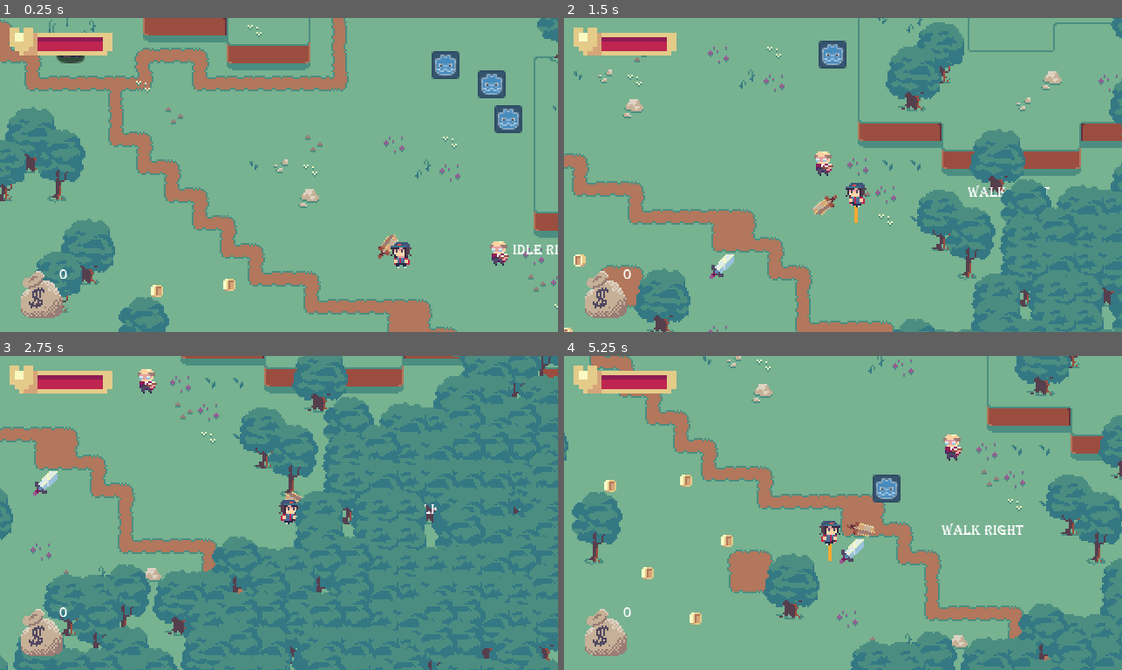
Above: before the commit, frames 1-4 (two rows, left to right).
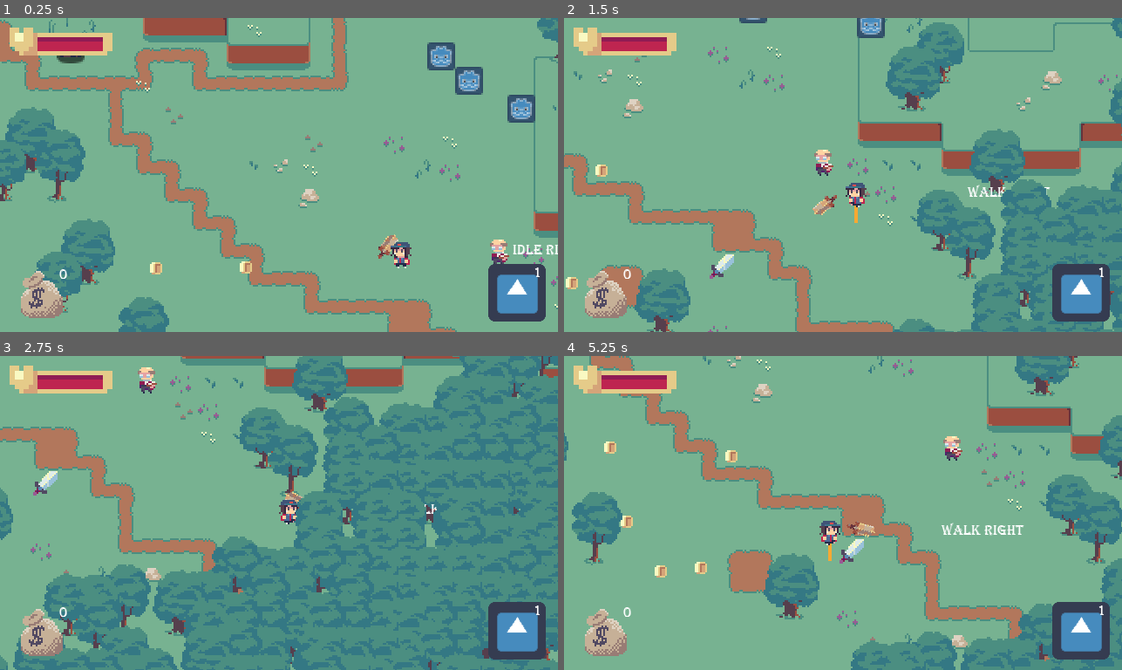
Above: after the commit, the same moments.

Repository: OceanBoy612/SimpleRPG
Game: Godot game, scene res://Code/Maps/Map1.tscn
Two runs of this game, one before a commit and one after it. Both use one fixed random seed, a clock stepped at 60 frames per second and the inputs below. The engine's default icon, where the game draws it, is replaced by a stand-in: a white triangle on a blue panel in a dark square.
Inputs (mouse positions are in pixels of both pictures, inside the frame that each line leads up to):
- Up to frame 1 (0.25 s): no input
- Up to frame 2 (1.5 s): tap Enter (ui_accept) at 0.5, 0.77 s; move the mouse to (965, 159) at 0.52 s; hold Right (ui_right) 0.53-1.28 s; click (965, 159) at 0.6 s; move the mouse to (731, 190) at 1.27 s; hold Down (ui_down) from 1.28 s (still down); click (731, 190) at 1.35 s
- Up to frame 3 (2.75 s): tap Enter (ui_accept) at 1.52 s; move the mouse to (334, 443) at 2.02 s; release Down (ui_down) at 2.03 s; hold Right (ui_right) from 2.03 s (still down); tap Shift (dash) at 2.1 s; click (334, 443) at 2.3 s
- Up to frame 4 (5.25 s): move the mouse to (815, 575) at 2.77 s; release Right (ui_right) at 2.78 s; hold Up (ui_up) 2.78-3.53 s; tap Q (drink_potion) at 2.85 s; tap Enter (ui_accept) at 3.02, 3.77, 4.52 s; click (815, 575) at 3.05 s; move the mouse to (1010, 560) at 3.52 s; hold E (interact) 3.53-4.28 s; hold Left (ui_left) 3.53-5.03 s; click (1010, 560) at 3.8 s; move the mouse to (675, 465) at 4.27 s; click (675, 465) at 4.35 s; move the mouse to (870, 513) at 5.02 s; hold Down (ui_down) from 5.03 s (still down); click (870, 513) at 5.1 s

The runs differ from the first frame. In frame 1, 4.3% of the frame differs, in the area x 26-98%, y 7-97%; in frame 2, 3.0%; in frame 3, 1.9%; in frame 4, 3.2%.

Commit message:
Added loot explosions and fixed some bugs
World item system was refactored. removed itemattractor from the player. world items themselves now handle the vacuum effect.
Frim can now drop items when they die.
Frim no longer jitter when they are between the target and an ally

Diff:
--- a/src/Code/Character Controller/Player.tscn
+++ b/src/Code/Character Controller/Player.tscn
@@ -7,7 +7,6 @@
 [ext_resource path="res://Art/SpriteFrame Resources/Sword_sprite_frames.tres" type="SpriteFrames" id=5]
 [ext_resource path="res://Code/Entities/CombatEntity.gd" type="Script" id=6]
 [ext_resource path="res://Code/Character Controller/Weapon/weapon.gd" type="Script" id=7]
-[ext_resource path="res://Code/Items/ItemAttractor.tscn" type="PackedScene" id=8]
 [ext_resource path="res://Code/Items/Inventory.gd" type="Script" id=9]
 [ext_resource path="res://Code/Items/Item.gd" type="Script" id=10]
 [ext_resource path="res://Code/Enemies/AttackArea.gd" type="Script" id=11]
@@ -75,6 +74,7 @@
 
 [node name="Player" type="KinematicBody2D"]
 collision_layer = 2
+collision_mask = 7
 script = ExtResource( 6 )
 DEBUG = true
 speed = 100.0
@@ -138,8 +138,6 @@
 script = ExtResource( 4 )
 DEBUG = true
 
-[node name="ItemAttractor" parent="." instance=ExtResource( 8 )]
-
 [node name="Heal" type="AnimatedSprite" parent="."]
 frames = SubResource( 13 )
 frame = 7
--- /dev/null
+++ b/src/Code/Enemies/LootPair.gd
@@ -0,0 +1,7 @@
+extends Resource
+class_name LootPair
+
+
+export(PackedScene) var scene
+export(int) var amount = 1
+export(float, 0, 1, 0.01) var chance = 1
--- /dev/null
+++ b/src/Code/Enemies/LootTable.gd
@@ -0,0 +1,23 @@
+extends Resource
+class_name LootTable
+
+export(Array, Resource) var loot
+export(bool) var _add_loot setget add_loot
+
+
+func add_loot(v):
+	if v == false: return
+
+	var a = LootPair.new()
+	a.resource_name = "loot %s" % loot.size()
+	loot.append(a)
+	property_list_changed_notify()
+
+
+func spawn_loot(source: Node2D):
+	for pair in loot:
+		if randf() < pair.chance:
+			for _i in range(pair.amount):
+				var inst = pair.scene.instance()
+				inst.global_position = source.global_position
+				source.get_parent().call_deferred("add_child", inst)
--- a/src/Code/Enemies/NPC.tscn
+++ b/src/Code/Enemies/NPC.tscn
@@ -11,9 +11,32 @@
 [ext_resource path="res://Art/~Sprites/shadow.png" type="Texture" id=9]
 [ext_resource path="res://Code/Enemies/AttackArea.gd" type="Script" id=10]
 [ext_resource path="res://Code/Enemies/DashAction.gd" type="Script" id=11]
-
-[sub_resource type="Animation" id=1]
-resource_name = "Attack"
+[ext_resource path="res://Code/Items/Items/Coin.tscn" type="PackedScene" id=12]
+[ext_resource path="res://Code/Enemies/LootTable.gd" type="Script" id=13]
+[ext_resource path="res://Code/Enemies/LootPair.gd" type="Script" id=14]
+[ext_resource path="res://Code/Items/Items/HealthPotion.tscn" type="PackedScene" id=15]
+
+[sub_resource type="Resource" id=1]
+resource_name = "loot 0"
+script = ExtResource( 14 )
+scene = ExtResource( 12 )
+amount = 13
+chance = 1.0
+
+[sub_resource type="Resource" id=2]
+resource_name = "loot 1"
+script = ExtResource( 14 )
+scene = ExtResource( 15 )
+amount = 1
+chance = 0.25
+
+[sub_resource type="Resource" id=3]
+resource_name = "Loot Table"
+script = ExtResource( 13 )
+loot = [ SubResource( 1 ), SubResource( 2 ) ]
+_add_loot = false
+
+[sub_resource type="Animation" id=4]
 length = 0.278
 step = 0.055
 tracks/0/type = "value"
@@ -114,6 +137,7 @@
 faction = 4
 hostile_factions = 1
 attack_cooldown = 0.0
+lootTable = SubResource( 3 )
 
 [node name="shadow" type="Sprite" parent="."]
 self_modulate = Color( 1, 1, 1, 0.584314 )
@@ -121,11 +145,11 @@
 texture = ExtResource( 9 )
 
 [node name="AnimationPlayer" type="AnimationPlayer" parent="."]
-anims/Attack = SubResource( 1 )
+anims/Attack = SubResource( 4 )
 
 [node name="CollisionShape2D" type="CollisionShape2D" parent="."]
 position = Vector2( 0, 4.68607 )
-shape = SubResource( 2 )
+shape = SubResource( 5 )
 
 [node name="AnimatedSprite" type="AnimatedSprite" parent="."]
 frames = ExtResource( 8 )
--- a/src/Code/Enemies/attack.gd
+++ b/src/Code/Enemies/attack.gd
@@ -86,4 +86,4 @@
 	kb.collision_mask = kb.collision_mask | 1 # World layer
 	kb.collision_mask = kb.collision_mask | 2 # Player layer
 	kb.collision_mask = kb.collision_mask | 4 # Enemy layer
-	kb.collision_layer = kb.collision_mask | 4
+	kb.collision_layer = kb.collision_layer | 4
--- a/src/Code/Enemies/steering.gd
+++ b/src/Code/Enemies/steering.gd
@@ -67,7 +67,9 @@
 	# move along super vector with noise
 	var ang = noise.get_noise_1d(_place) # [-0.5, 0.5]
 	_place += 0.14
-	kb.move_dir = super_vector.rotated(ang * 1.1).normalized()
+#	kb.move_dir = super_vector.rotated(ang * 1.1).normalized()
+	# to avoid jittering
+	kb.move_dir = kb.move_dir.linear_interpolate(super_vector.rotated(ang * 1.1).normalized(), 0.2)
 
 	# stop steering if in range for attack
 	var in_range = kb.global_position.distance_to(kb.target.global_position) < attack_range
--- a/src/Code/Entities/CombatEntity.gd
+++ b/src/Code/Entities/CombatEntity.gd
@@ -1,3 +1,4 @@
+tool
 extends Entity
 class_name CombatEntity
 
@@ -91,6 +92,8 @@
 
 	if health <= 0:
 		emit_signal("died")
+		if lootTable:
+			(lootTable as LootTable).spawn_loot(self)
 		if name == "Player":
 			get_tree().reload_current_scene()
 		else:
@@ -104,6 +107,17 @@
 	# push self away from source
 	knockback_amt = amt
 	knockback_dir = (global_position - source.global_position).normalized()
+
+export(bool) var create_new_loot_table setget create_loottable
+export(Resource) var lootTable
+func create_loottable(v):
+	if v == false: return
+	if lootTable != null: return
+	var a = LootTable.new()
+	a.resource_name = "Loot Table"
+	lootTable = a
+	property_list_changed_notify()
+
 
 
 func target_nearest_enemy():
--- a/src/Code/Entities/Entity.gd
+++ b/src/Code/Entities/Entity.gd
@@ -17,8 +17,10 @@
 ### Vars ###
 
 func _physics_process(delta):
+	update()
+	if Engine.editor_hint:
+		return
 	move_and_slide(move_dir * speed * speed_multiplier)
-	update()
 	on_physics_process(delta)
 
 func on_physics_process(_delta):
--- /dev/null
+++ b/src/Code/Entities/Entity.tscn
@@ -0,0 +1,46 @@
+[gd_scene load_steps=8 format=2]
+
+[ext_resource path="res://Code/Entities/Entity.gd" type="Script" id=1]
+[ext_resource path="res://Code/Enemies/detection_radius.gd" type="Script" id=2]
+[ext_resource path="res://Art/~Sprites/shadow.png" type="Texture" id=3]
+[ext_resource path="res://icon_smol.png" type="Texture" id=4]
+
+[sub_resource type="CircleShape2D" id=2]
+radius = 6.90314
+
+[sub_resource type="SpriteFrames" id=1]
+animations = [ {
+"frames": [ ExtResource( 4 ) ],
+"loop": true,
+"name": "default",
+"speed": 5.0
+} ]
+
+[sub_resource type="CircleShape2D" id=3]
+radius = 140.0
+
+[node name="Entity" type="KinematicBody2D"]
+script = ExtResource( 1 )
+
+[node name="shadow" type="Sprite" parent="."]
+self_modulate = Color( 1, 1, 1, 0.584314 )
+texture = ExtResource( 3 )
+
+[node name="CollisionShape2D" type="CollisionShape2D" parent="."]
+shape = SubResource( 2 )
+
+[node name="AnimatedSprite" type="AnimatedSprite" parent="."]
+frames = SubResource( 1 )
+__meta__ = {
+"_editor_description_": ""
+}
+
+[node name="DetectionRadius" type="Area2D" parent="."]
+collision_layer = 0
+collision_mask = 6
+script = ExtResource( 2 )
+radius = 140
+
+[node name="CollisionShape2D" type="CollisionShape2D" parent="DetectionRadius"]
+visible = false
+shape = SubResource( 3 )
--- a/src/Code/Items/ItemAttractor.gd
+++ b/src/Code/Items/ItemAttractor.gd
@@ -28,6 +28,7 @@
 
 
 func _physics_process(_delta):
+	return # disable
 	for i in items_in_range:
 		var world_item = i as WorldItem
 		attract(world_item)
--- a/src/Code/Items/Items/Coin.tscn
+++ b/src/Code/Items/Items/Coin.tscn
@@ -11,12 +11,17 @@
 id = "Coin"
 amount = 1
 
+[sub_resource type="CircleShape2D" id=2]
+radius = 4.0
+
 [node name="Coin" instance=ExtResource( 1 )]
+collision_mask = 1
 _item = SubResource( 1 )
-
-[node name="AnimatedSprite" parent="." index="0"]
-frames = ExtResource( 3 )
-frame = 2
 
 [node name="CollisionShape2D" parent="." index="1"]
 position = Vector2( -0.506433, 0.482018 )
+shape = SubResource( 2 )
+
+[node name="AnimatedSprite" parent="." index="2"]
+frames = ExtResource( 3 )
+frame = 2
--- a/src/Code/Items/Items/HealthPotion.tscn
+++ b/src/Code/Items/Items/HealthPotion.tscn
@@ -11,8 +11,14 @@
 id = "Health Potion"
 amount = 1
 
+[sub_resource type="CircleShape2D" id=2]
+radius = 7.0
+
 [node name="HealthPotion" instance=ExtResource( 3 )]
 _item = SubResource( 1 )
 
-[node name="AnimatedSprite" parent="." index="0"]
+[node name="CollisionShape2D" parent="." index="1"]
+shape = SubResource( 2 )
+
+[node name="AnimatedSprite" parent="." index="2"]
 frames = ExtResource( 2 )
--- a/src/Code/Items/WorldItem.gd
+++ b/src/Code/Items/WorldItem.gd
@@ -1,20 +1,52 @@
+tool
 extends Entity
 class_name WorldItem
 
 
 export(Resource) var _item
 onready var item: Item = _item as Item
+var min_dist = 8
 
+var target: Entity
 
 #func _ready():
 #	if _item == null:
 #		_item = Item.new()
 #	pass
+func _ready():
+	$DetectionRadius.connect("entity_entered", self, "ent_entered")
+	$DetectionRadius.connect("entity_exited", self, "ent_exited")
+	$AnimationPlayer.play("bounce")
+
+func ent_exited(_body):
+	target = null
+	move_dir = Vector2()
+#	print("item lost target")
+
+func ent_entered(body):
+	# must be the player because of collision mask
+	target = body
+#	print(target.collision_layer, target.collision_mask)
+#	print("item is targetting: ", target.name)
 
 
 func on_physics_process(_delta):
-	# decay speed
-	if speed > 1:
-		speed *= 0.9
-	else:
-		speed = 0
+	# Steer towards the target if it exists
+	if $AnimationPlayer.is_playing():
+		return
+	if not target:
+		return
+
+	var dist = (target.global_position - global_position)
+	if dist.length() < min_dist:
+		target.inventory.add_item(item)
+		queue_free()
+	move_dir = move_dir.linear_interpolate(dist.normalized(), 0.2).normalized()
+	speed += 7
+	speed = clamp(speed, 0, 200)
+
+
+
+func randomize_move_dir():
+	move_dir = Vector2(1, 0).rotated(rand_range(0, 2*PI))
+	speed = rand_range(0, 60)
--- a/src/Code/Items/WorldItem.tscn
+++ b/src/Code/Items/WorldItem.tscn
@@ -1,28 +1,75 @@
 [gd_scene load_steps=5 format=2]
 
 [ext_resource path="res://Code/Items/WorldItem.gd" type="Script" id=1]
-[ext_resource path="res://icon_smol.png" type="Texture" id=2]
-
-[sub_resource type="SpriteFrames" id=2]
-animations = [ {
-"frames": [ ExtResource( 2 ) ],
-"loop": true,
-"name": "default",
-"speed": 5.0
-} ]
+[ext_resource path="res://Code/Entities/Entity.tscn" type="PackedScene" id=2]
 
 [sub_resource type="CircleShape2D" id=1]
-radius = 7.77888
+radius = 7.0
 
-[node name="WorldItem" type="KinematicBody2D"]
+[sub_resource type="Animation" id=2]
+resource_name = "bounce"
+tracks/0/type = "bezier"
+tracks/0/path = NodePath("AnimatedSprite:position:x")
+tracks/0/interp = 1
+tracks/0/loop_wrap = true
+tracks/0/imported = false
+tracks/0/enabled = true
+tracks/0/keys = {
+"points": PoolRealArray( 0, -0.25, 0, 0.25, 0 ),
+"times": PoolRealArray( 0 )
+}
+tracks/1/type = "bezier"
+tracks/1/path = NodePath("AnimatedSprite:position:y")
+tracks/1/interp = 1
+tracks/1/loop_wrap = true
+tracks/1/imported = false
+tracks/1/enabled = true
+tracks/1/keys = {
+"points": PoolRealArray( 0, -0.25, 0, 0.179023, -9.91201, 0, -0.0267673, -4.72859, 0.055, -6.41, 0, -0.016, -0.785, 0.041, -2.078, 0, -0.034, -0.81, 0.25, 0 ),
+"times": PoolRealArray( 0, 0.5, 0.8, 1 )
+}
+tracks/2/type = "value"
+tracks/2/path = NodePath(".:speed")
+tracks/2/interp = 1
+tracks/2/loop_wrap = true
+tracks/2/imported = false
+tracks/2/enabled = true
+tracks/2/keys = {
+"times": PoolRealArray( 1 ),
+"transitions": PoolRealArray( 1 ),
+"update": 2,
+"values": [ 0.0 ]
+}
+tracks/3/type = "method"
+tracks/3/path = NodePath(".")
+tracks/3/interp = 1
+tracks/3/loop_wrap = true
+tracks/3/imported = false
+tracks/3/enabled = true
+tracks/3/keys = {
+"times": PoolRealArray( 0 ),
+"transitions": PoolRealArray( 1 ),
+"values": [ {
+"args": [  ],
+"method": "randomize_move_dir"
+} ]
+}
+
+[node name="WorldItem" instance=ExtResource( 2 )]
 collision_layer = 64
 collision_mask = 0
 script = ExtResource( 1 )
-speed = 0.0
 
-[node name="AnimatedSprite" type="AnimatedSprite" parent="."]
-frames = SubResource( 2 )
-playing = true
+[node name="shadow" parent="." index="0"]
+visible = false
 
-[node name="CollisionShape2D" type="CollisionShape2D" parent="."]
+[node name="CollisionShape2D" parent="." index="1"]
 shape = SubResource( 1 )
+
+[node name="DetectionRadius" parent="." index="3"]
+collision_mask = 2
+radius = 61
+
+[node name="AnimationPlayer" type="AnimationPlayer" parent="." index="4"]
+playback_speed = 1.5
+anims/bounce = SubResource( 2 )
--- a/src/Code/Maps/Map1.tscn
+++ b/src/Code/Maps/Map1.tscn
@@ -211,22 +211,21 @@
 expression = "neutral"
 text = "Go buy yourself something nice, and then I've got another job for you."
 
-[sub_resource type="Resource" id=37]
+[sub_resource type="Resource" id=25]
 resource_name = "Conversation"
 script = ExtResource( 24 )
 add_new_line = false
-sentences = [ SubResource( 29 ), SubResource( 30 ), SubResource( 31 ), SubResource( 32 ), SubResource( 33 ), SubResource( 34 ), SubResource( 35 ), SubResource( 36 ) ]
-
-[sub_resource type="Resource" id=18]
-resource_name = "2"
+sentences = [ SubResource( 17 ), SubResource( 18 ), SubResource( 19 ), SubResource( 20 ), SubResource( 21 ), SubResource( 22 ), SubResource( 23 ), SubResource( 24 ) ]
+
+[sub_resource type="Resource" id=26]
 script = ExtResource( 23 )
 trigger = "on-quest"
 _create_conversation = false
 _create_quest = false
-conversation = SubResource( 37 )
-quest = SubResource( 15 )
-
-[sub_resource type="Resource" id=38]
+conversation = SubResource( 25 )
+quest = SubResource( 7 )
+
+[sub_resource type="Resource" id=27]
 resource_name = "Sentence"
 script = ExtResource( 25 )
 name = "OldMan"
@@ -250,80 +249,78 @@
 expression = "neutral"
 text = "Sure! I bet placeholder has some sweet new placeholders!"
 
-[sub_resource type="Resource" id=41]
+[sub_resource type="Resource" id=30]
 resource_name = "Conversation"
 script = ExtResource( 24 )
 add_new_line = false
-sentences = [ SubResource( 38 ), SubResource( 39 ), SubResource( 40 ) ]
-
-[sub_resource type="Resource" id=19]
-resource_name = "3"
+sentences = [ SubResource( 27 ), SubResource( 28 ), SubResource( 29 ) ]
+
+[sub_resource type="Resource" id=31]
 script = ExtResource( 23 )
 trigger = "on-previous"
 _create_conversation = false
 _create_quest = false
-conversation = SubResource( 41 )
-
-[sub_resource type="Resource" id=20]
-resource_name = "MultiConversation"
+conversation = SubResource( 30 )
+
+[sub_resource type="Resource" id=32]
 script = ExtResource( 28 )
 create_trigger = false
-conv_triggers = [ SubResource( 16 ), SubResource( 17 ), SubResource( 18 ), SubResource( 19 ) ]
-
-[sub_resource type="CapsuleShape2D" id=21]
+conv_triggers = [ SubResource( 8 ), SubResource( 16 ), SubResource( 26 ), SubResource( 31 ) ]
+
+[sub_resource type="CapsuleShape2D" id=33]
 radius = 5.69061
 height = 5.17633
 
-[sub_resource type="Resource" id=1]
+[sub_resource type="Resource" id=34]
 resource_local_to_scene = true
 resource_name = "Coin x1"
 script = ExtResource( 18 )
 id = "Coin"
 amount = 1
 
-[sub_resource type="Resource" id=2]
+[sub_resource type="Resource" id=35]
 resource_local_to_scene = true
 resource_name = "Coin x1"
 script = ExtResource( 18 )
 id = "Coin"
 amount = 1
 
-[sub_resource type="Resource" id=3]
+[sub_resource type="Resource" id=36]
 resource_local_to_scene = true
 resource_name = "Coin x1"
 script = ExtResource( 18 )
 id = "Coin"
 amount = 1
 
-[sub_resource type="Resource" id=4]
+[sub_resource type="Resource" id=37]
 resource_local_to_scene = true
 resource_name = "Coin x1"
 script = ExtResource( 18 )
 id = "Coin"
 amount = 1
 
-[sub_resource type="Resource" id=5]
+[sub_resource type="Resource" id=38]
 resource_local_to_scene = true
 resource_name = "Coin x1"
 script = ExtResource( 18 )
 id = "Coin"
 amount = 1
 
-[sub_resource type="Resource" id=6]
+[sub_resource type="Resource" id=39]
 resource_local_to_scene = true
 resource_name = "Health Potion x1"
 script = ExtResource( 18 )
 id = "Health Potion"
 amount = 1
 
-[sub_resource type="Resource" id=7]
+[sub_resource type="Resource" id=40]
 resource_local_to_scene = true
 resource_name = "Health Potion x1"
 script = ExtResource( 18 )
 id = "Health Potion"
 amount = 1
 
-[sub_resource type="Resource" id=8]
+[sub_resource type="Resource" id=41]
 resource_local_to_scene = true
 resource_name = "Health Potion x1"
 script = ExtResource( 18 )
@@ -360,7 +357,6 @@
 item_id = "Coin"
 
 [node name="PotionCounter" parent="Interface" instance=ExtResource( 20 )]
-visible = false
 nodePath = NodePath("../../YSort/Player")
 item_id = "Health Potion"
 
@@ -395,15 +391,14 @@
 position = Vector2( 292.035, 152.028 )
 frames = ExtResource( 7 )
 animation = "Idle Right"
-frame = 1
 playing = true
 flip_h = true
 
 [node name="InteractableV2" parent="YSort/Interactables/librarian" instance=ExtResource( 27 )]
-multi_conv = SubResource( 20 )
+multi_conv = SubResource( 32 )
 
 [node name="CollisionShape2D" type="CollisionShape2D" parent="YSort/Interactables/librarian/InteractableV2"]
-shape = SubResource( 21 )
+shape = SubResource( 33 )
 
 [node name="Interactable" parent="YSort/Interactables" instance=ExtResource( 3 )]
 position = Vector2( 233.085, 229.306 )
@@ -439,32 +434,40 @@
 
 [node name="Coin" parent="YSort/Coins" instance=ExtResource( 16 )]
 position = Vector2( 153, 208 )
-_item = SubResource( 1 )
+speed = 0.0
+_item = SubResource( 34 )
 
 [node name="Coin2" parent="YSort/Coins" instance=ExtResource( 16 )]
 position = Vector2( 138, 170.5 )
-_item = SubResource( 2 )
+speed = 0.0
+_item = SubResource( 35 )
 
 [node name="Coin3" parent="YSort/Coins" instance=ExtResource( 16 )]
 position = Vector2( 118, 224 )
-_item = SubResource( 3 )
+speed = 0.0
+_item = SubResource( 36 )
 
 [node name="Coin4" parent="YSort/Coins" instance=ExtResource( 16 )]
 position = Vector2( 145.5, 250 )
-_item = SubResource( 4 )
+speed = 0.0
+_item = SubResource( 37 )
 
 [node name="Coin5" parent="YSort/Coins" instance=ExtResource( 16 )]
 position = Vector2( 96.5, 174 )
-_item = SubResource( 5 )
+speed = 0.0
+_item = SubResource( 38 )
 
 [node name="HealthPotion3" parent="YSort/Coins" instance=ExtResource( 19 )]
 position = Vector2( 297.613, 76.3154 )
-_item = SubResource( 6 )
+speed = 0.0
+_item = SubResource( 39 )
 
 [node name="HealthPotion" parent="YSort/Coins" instance=ExtResource( 19 )]
 position = Vector2( 288.088, 56.076 )
-_item = SubResource( 7 )
+speed = 0.0
+_item = SubResource( 40 )
 
 [node name="HealthPotion2" parent="YSort/Coins" instance=ExtResource( 19 )]
 position = Vector2( 261.896, 45.3611 )
-_item = SubResource( 8 )
+speed = 0.0
+_item = SubResource( 41 )
--- a/src/project.godot
+++ b/src/project.godot
@@ -108,6 +108,16 @@
 "class": "LocalMap",
 "language": "GDScript",
 "path": "res://Code/Maps/LocalMap.gd"
+}, {
+"base": "Resource",
+"class": "LootPair",
+"language": "GDScript",
+"path": "res://Code/Enemies/LootPair.gd"
+}, {
+"base": "Resource",
+"class": "LootTable",
+"language": "GDScript",
+"path": "res://Code/Enemies/LootTable.gd"
 }, {
 "base": "Interaction",
 "class": "MultiConversation",
@@ -160,6 +170,8 @@
 "Inventory": "",
 "Item": "",
 "LocalMap": "",
+"LootPair": "",
+"LootTable": "",
 "MultiConversation": "",
 "QuestInteraction": "",
 "Sentence": "",
Not shown: 1 places in src/Code/Character Controller/Player.tscn that only renumber resources
Not shown: 5 places in src/Code/Enemies/NPC.tscn that only renumber resources
Not shown: 1 places in src/Code/Items/Items/Coin.tscn that only renumber resources
Not shown: 1 places in src/Code/Items/Items/HealthPotion.tscn that only renumber resources
Not shown: 21 places in src/Code/Maps/Map1.tscn that only renumber resources
